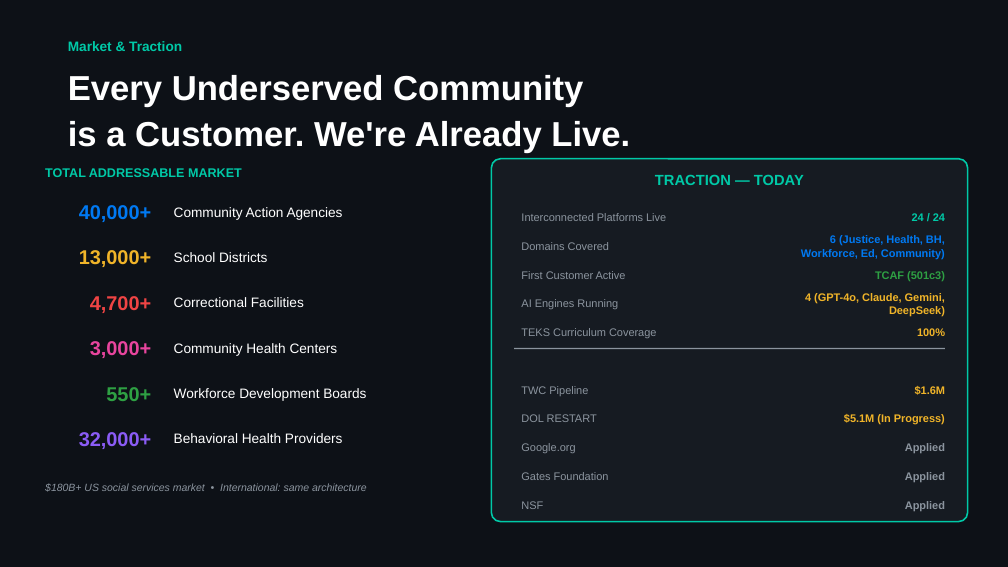
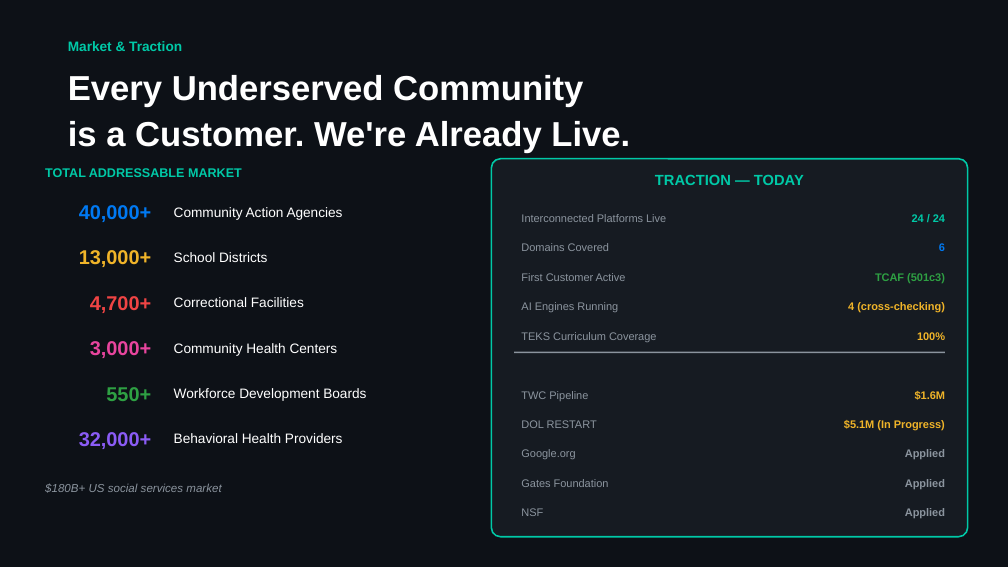
Before and after one commit to mrterryflood-ui/Thriveup, a slide deck: slide 9 of docs/pitches/ThriveUp-The-Pitch-by-Deel-2026.pptx. Drawn at 1008x567 pixels with LibreOffice and Linux fonts; fonts in the diff are those of the drawing. Boxes give left, top, right and bottom in pixels: in the first picture for what was removed or moved away, otherwise in the second. Text is boxed around its words. In the diff, an @@ line names an element or a change of style, - is before the commit and + after.

```diff
--- a/docs/pitches/ThriveUp-The-Pitch-by-Deel-2026.pptx
+++ b/docs/pitches/ThriveUp-The-Pitch-by-Deel-2026.pptx
@@ rounded rectangle: place and size @@
-rounded rectangle at <box>492,159,968,522</box>
+rounded rectangle at <box>492,159,968,537</box>
@@ rounded rectangle at <box>492,159,968,537</box>: proportions changed @@
@@ text at <box>939,243,945,254</box>: text changed @@
-6 (Justice, Health, BH, Workforce, Ed, Community)
+6
@@ text at <box>848,302,945,313</box>: text changed @@
-4 (GPT-4o, Claude, Gemini, DeepSeek)
+4 (cross-checking)
@@ 12 texts, 1 rectangle: place and size @@
-12 texts, 1 rectangle at <box>514,328,945,511</box>
+12 texts, 1 rectangle at <box>514,332,945,518</box>
@@ text at <box>45,483,221,493</box>: text changed; size 10 to 11 pt @@
-$180B+ US social services market • International: same architecture
+$180B+ US social services market
```
Also in this commit, not shown: 6 other slides changed, 2 slides added, 2 slides removed, 2 other files.
